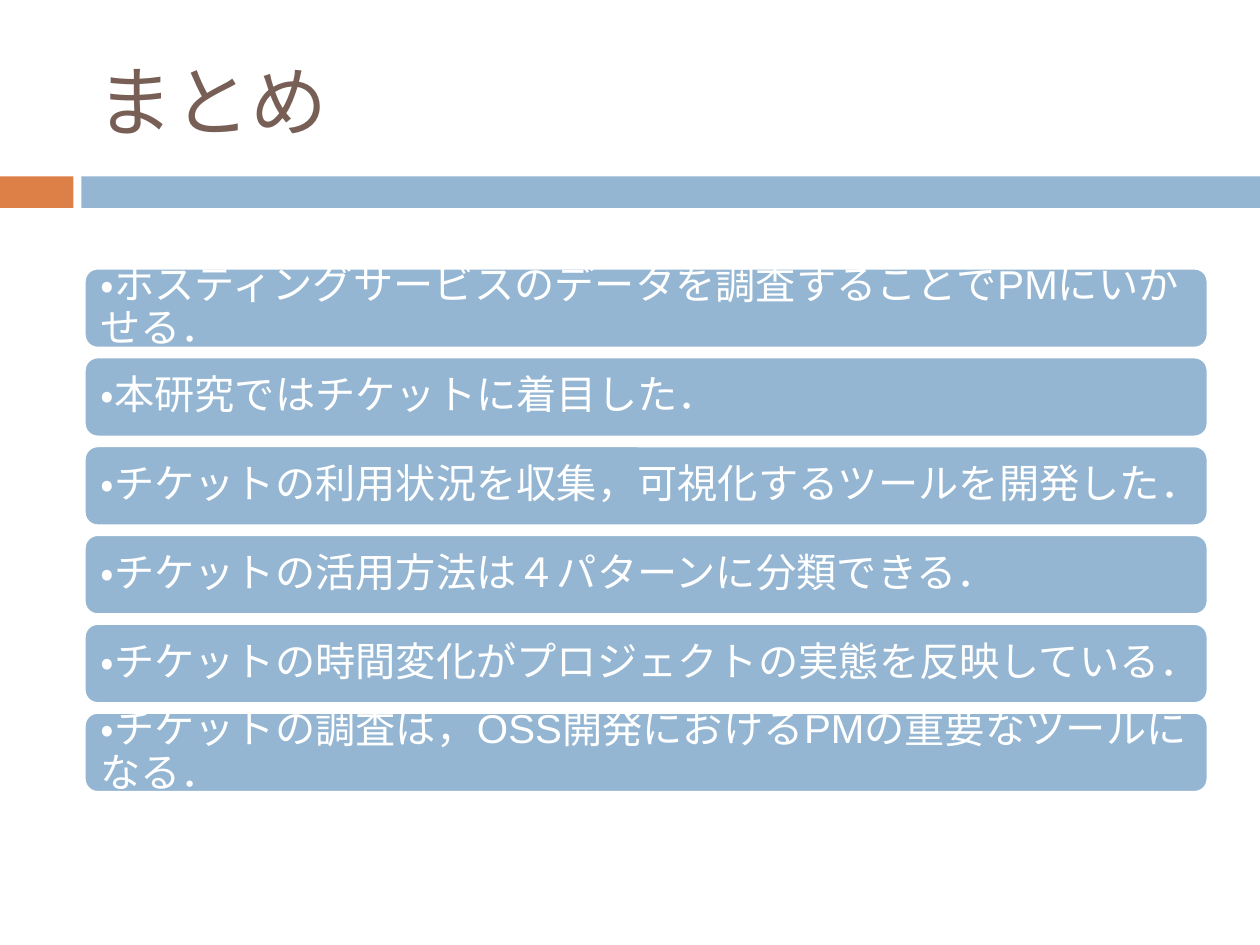
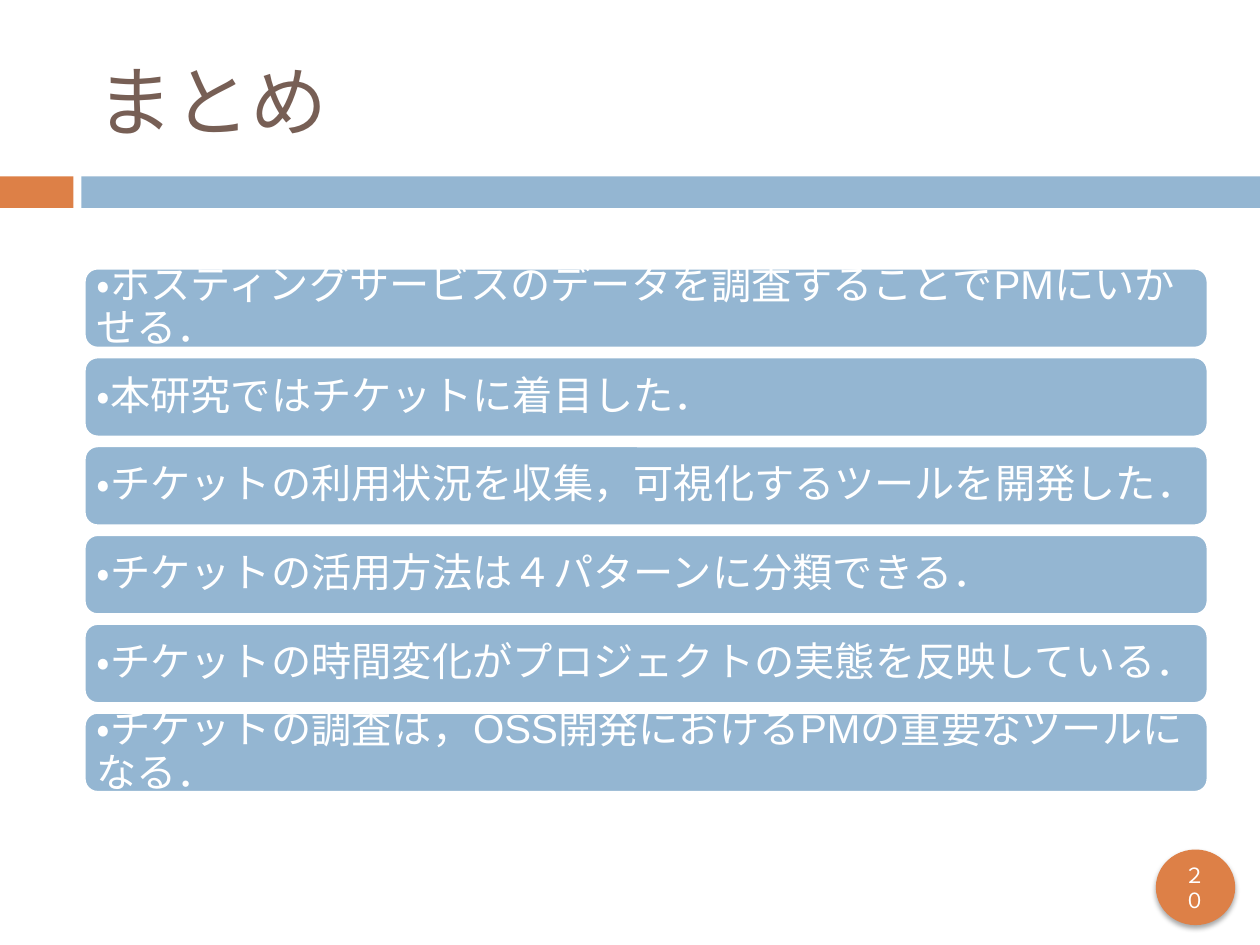
Before and after one commit to keimatsui/kadai, a slide deck: slide 22 of 卒業論文/2012/久保孝樹/最終発表/最終発表.pptx. Drawn at 1260x945 pixels with LibreOffice and Linux fonts; fonts in the diff are those of the drawing. Boxes give left, top, right and bottom in pixels: in the first picture for what was removed or moved away, otherwise in the second. Text is boxed around its words. In the diff, an @@ line names an element or a change of style, - is before the commit and + after.

```diff
--- a/卒業論文/2012/久保孝樹/最終発表/最終発表.pptx
+++ b/卒業論文/2012/久保孝樹/最終発表/最終発表.pptx
@@ text "・ホスティングサービスのデータを調査することでPMにいかせる．": place and size @@
-text "・ホスティングサービスのデータを調査することでPMにいかせる．" at (100, 258, 1178, 302)
+text "・ホスティングサービスのデータを調査することでPMにいかせる．" at (96, 258, 1174, 302)
@@ text "・本研究ではチケットに着目した．": place and size @@
-text "・本研究ではチケットに着目した．" at (100, 375, 718, 412)
+text "・本研究ではチケットに着目した．" at (96, 376, 714, 413)
@@ text "・チケットの利用状況を収集，可視化するツールを開発した．": place and size @@
-text "・チケットの利用状況を収集，可視化するツールを開発した．" at (100, 464, 1200, 502)
+text "・チケットの利用状況を収集，可視化するツールを開発した．" at (96, 464, 1196, 502)
@@ text "・チケットの活用方法は４パターンに分類できる．": place and size @@
-text "・チケットの活用方法は４パターンに分類できる．" at (100, 553, 997, 590)
+text "・チケットの活用方法は４パターンに分類できる．" at (96, 553, 993, 590)
@@ text "・チケットの時間変化がプロジェクトの実態を反映している．": place and size @@
-text "・チケットの時間変化がプロジェクトの実態を反映している．" at (100, 642, 1200, 679)
+text "・チケットの時間変化がプロジェクトの実態を反映している．" at (96, 642, 1196, 679)
@@ text "・チケットの調査は，OSS開発におけるPMの重要なツールになる．": place and size @@
-text "・チケットの調査は，OSS開発におけるPMの重要なツールになる．" at (100, 702, 1186, 747)
+text "・チケットの調査は，OSS開発におけるPMの重要なツールになる．" at (96, 702, 1182, 747)
@@ ellipse added at (1155, 849, 1235, 925), fill #DD8047, 12 pt, text #FFFFFF @@
+２０
```
Also in this commit, not shown: 20 other slides changed.
